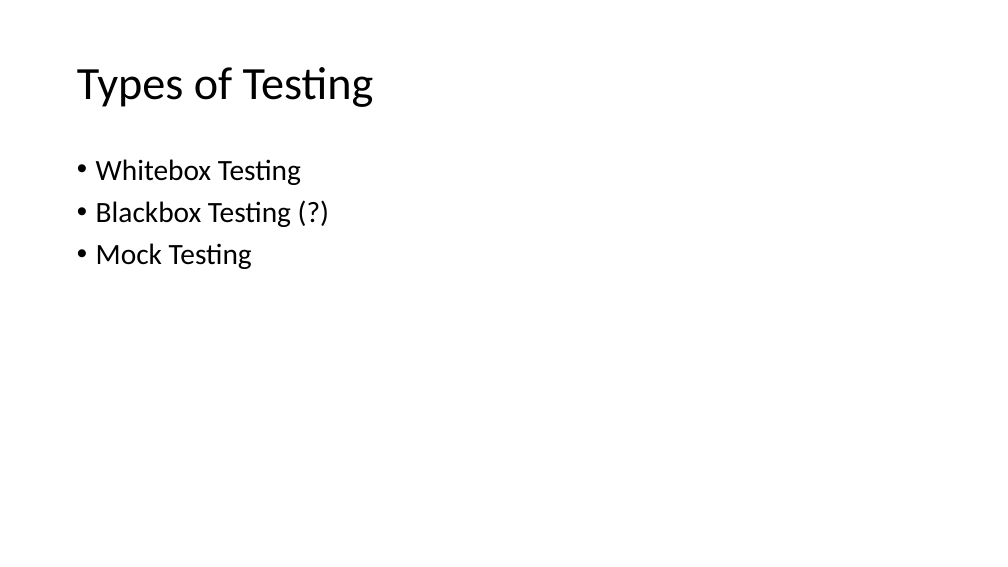
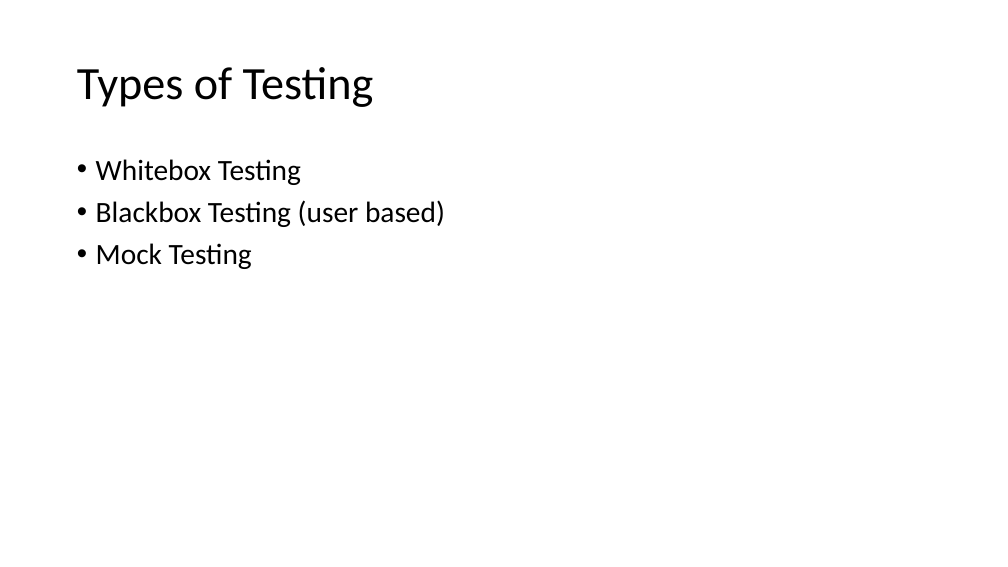
Before and after one commit to mason2smart/Pokemon-Battle-Simulator-Debugging, a slide deck: slide 3 of PokemonPresentation.pptx. Drawn at 1008x567 pixels with LibreOffice and Linux fonts; fonts in the diff are those of the drawing. Boxes give left, top, right and bottom in pixels: in the first picture for what was removed or moved away, otherwise in the second. Text is boxed around its words. In the diff, an @@ line names an element or a change of style, - is before the commit and + after.

```diff
--- a/PokemonPresentation.pptx
+++ b/PokemonPresentation.pptx
@@ text at (96,200,445,227): text changed @@
-• Blackbox Testing (?)
+• Blackbox Testing (user based)
```
Also in this commit, not shown: 2 other slides changed.
